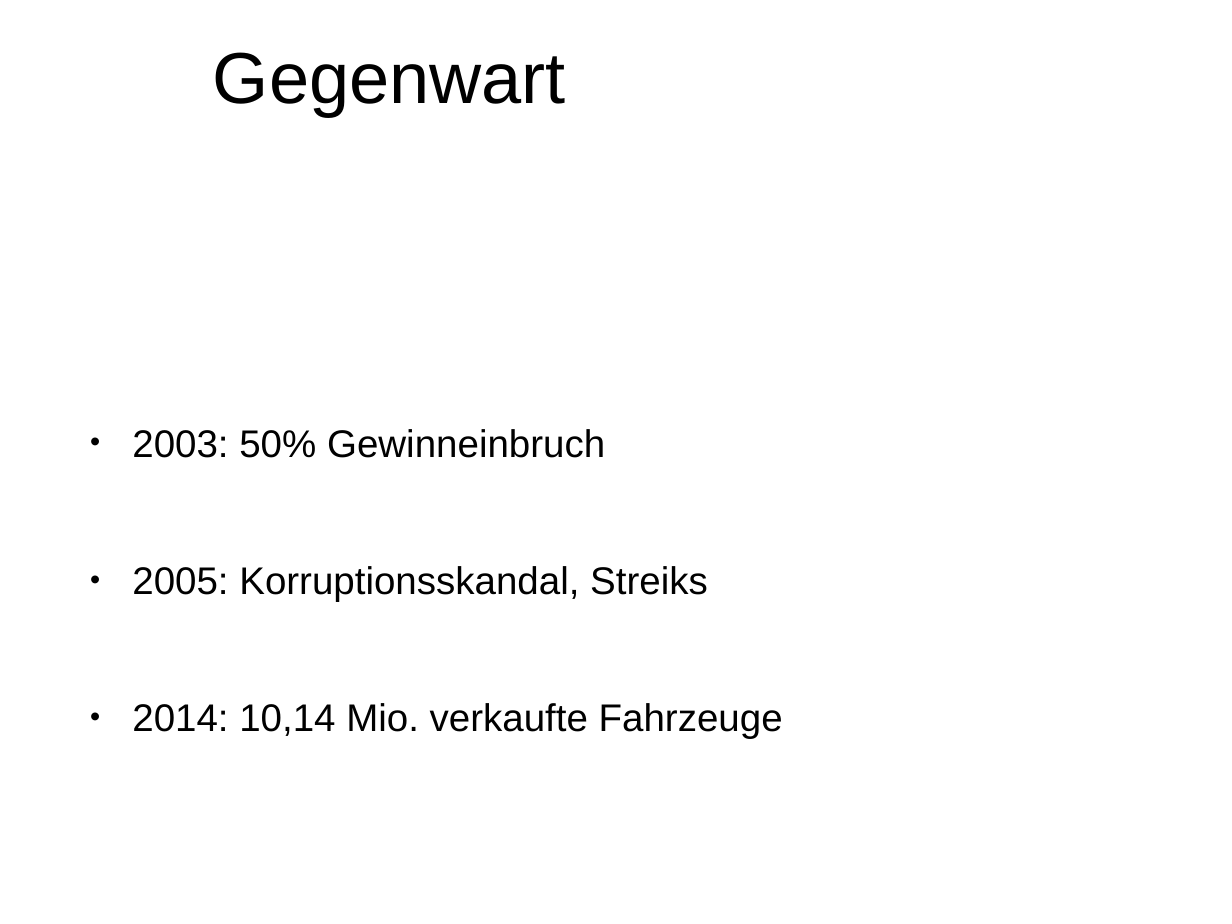
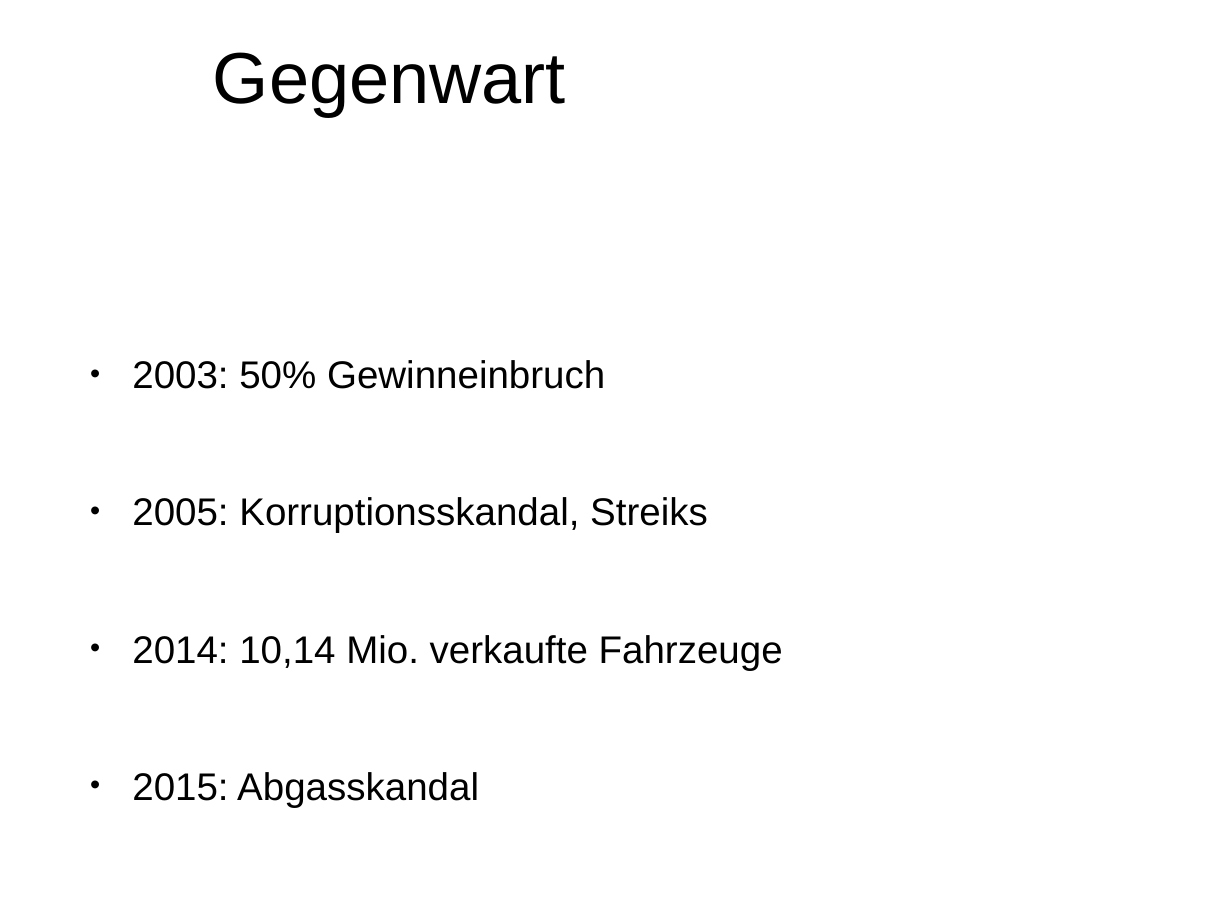
Before and after one commit to tgm-ttaschner/ERPEval_VW, a slide deck: slide 5 of Präsentationen/Presentation.pptx. Drawn at 1232x924 pixels with LibreOffice and Linux fonts; fonts in the diff are those of the drawing; background and template pictures are left out. Boxes give left, top, right and bottom in pixels: in the first picture for what was removed or moved away, otherwise in the second. Text is boxed around its words. In the diff, an @@ line names an element or a change of style, - is before the commit and + after.

Commit message:
added presentation

```diff
--- a/Präsentationen/Presentation.pptx
+++ b/Präsentationen/Presentation.pptx
@@ text at (132,772,479,807): paragraph added @@
+• 2015: Abgasskandal
```
Also in this commit, not shown: 1 other slide changed, 4 other files.
